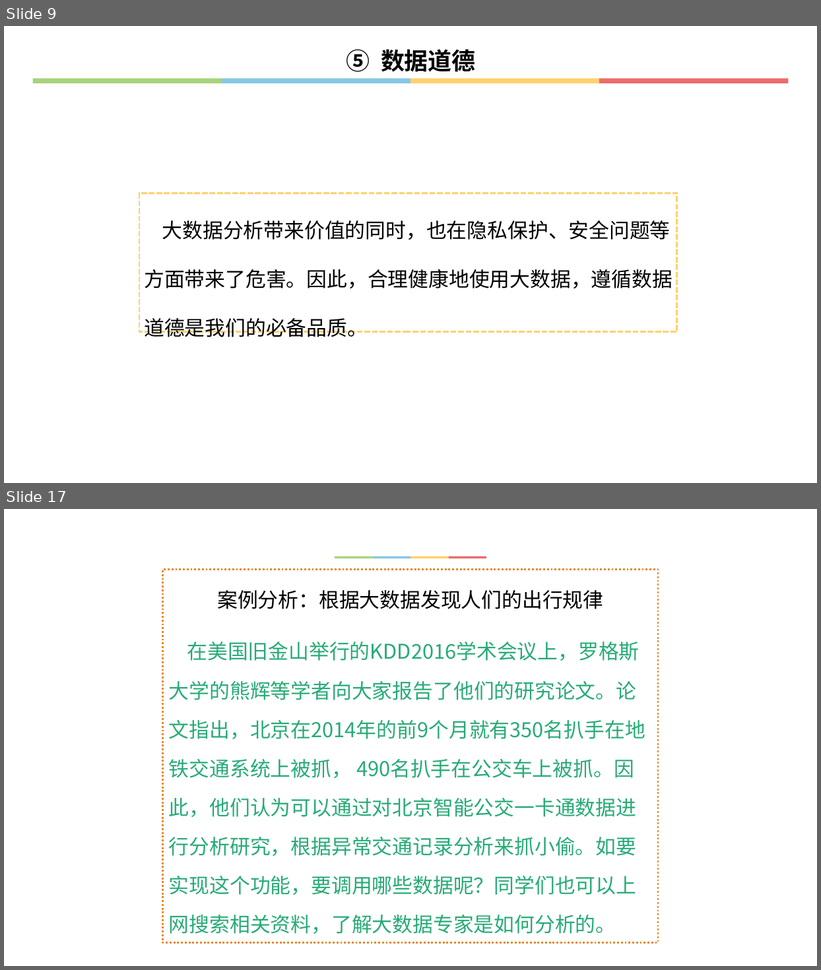
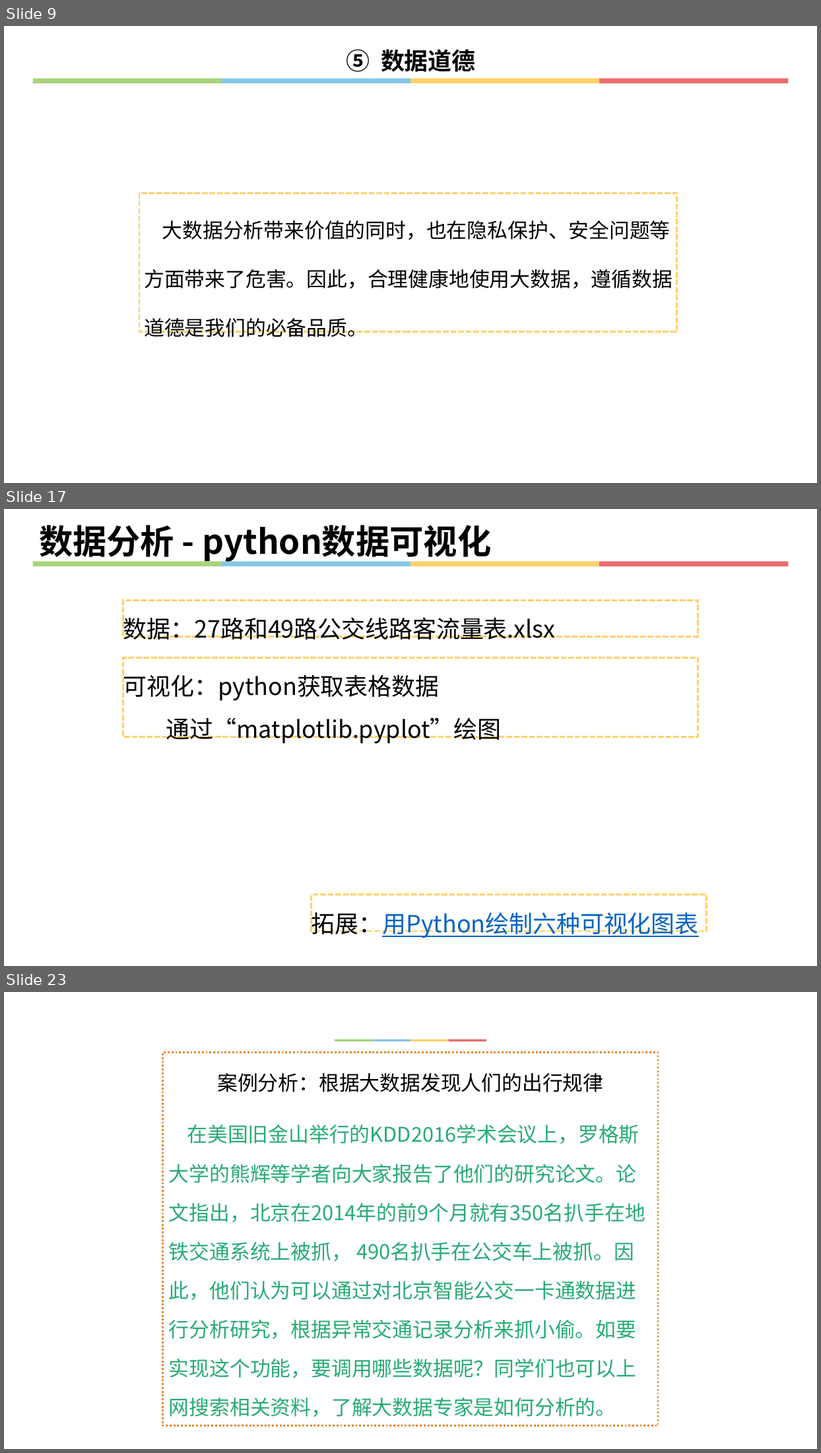
Before and after one commit to hongm32/2020design, a slide deck: 【第22课】走近数据分析②/【第22课】走近数据分析.pptx. Shown one above the other, each under a label of ours: slides 9 and 17 before the commit, slides 9, 17 and 23 after it; the slides between them are not shown. The pictures are 821x970 and 821x1453 pixels, drawn with LibreOffice and Linux fonts; fonts in the diff are those of the drawing. Boxes give left, top, right and bottom in pixels: in the first picture for what was removed or moved away, otherwise in the second. Text is boxed around its words. In the diff, an @@ line names an element or a change of style, - is before the commit and + after.

Commit message:
调整课程设计，修改《【第22课】走近数据分析》课件、源码

```diff
--- a/【第22课】走近数据分析②/【第22课】走近数据分析.pptx
+++ b/【第22课】走近数据分析②/【第22课】走近数据分析.pptx
@@ slide 17 added at (4,509,817,966), background #FFFFFF; not listed: 4 template elements that a slide beside it also shows @@
@@ text added at (39,525,491,562), 40 pt, text #000000, bold @@
+数据分析 - python数据可视化
@@ rectangle added at (123,600,698,636), fill #FFFFFF, outline #FED16C 2.25 pt dashed, 28 pt, text #000000 @@
+数据：27路和49路公交线路客流量表.xlsx
@@ rectangle added at (123,658,698,737), fill #FFFFFF, outline #FED16C 2.25 pt dashed, 28 pt, text #000000 @@
+可视化：python获取表格数据
+通过“matplotlib.pyplot”绘图
@@ rectangle added at (312,895,707,931), fill #FFFFFF, outline #FED16C 2.25 pt dashed, 28 pt, text #0563C1, underline @@
+拓展：用Python绘制六种可视化图表
@@ what was slide 17 is now slide 23 @@
```
Also in this commit, not shown: 5 slides changed, 6 other slides added, 1 slide removed, 9 other files.
